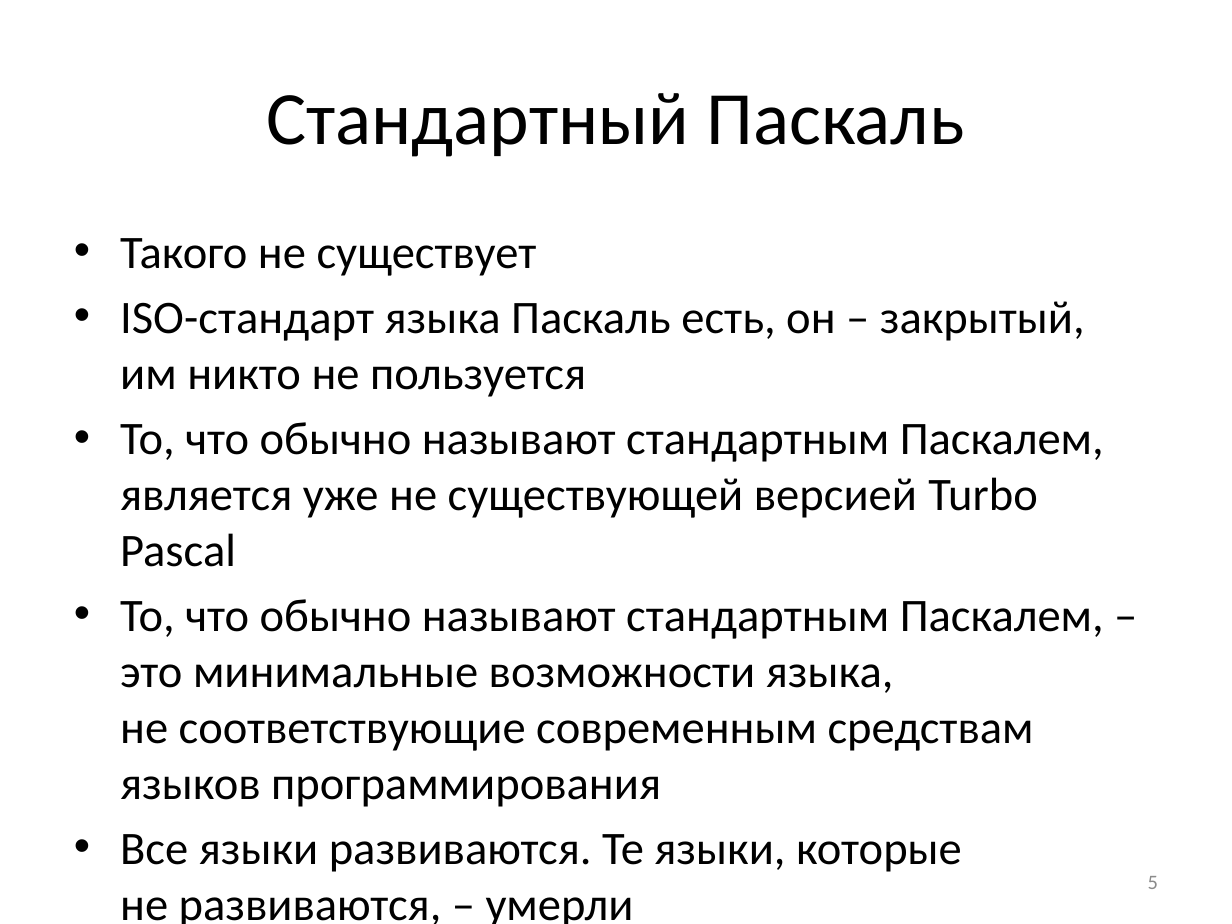
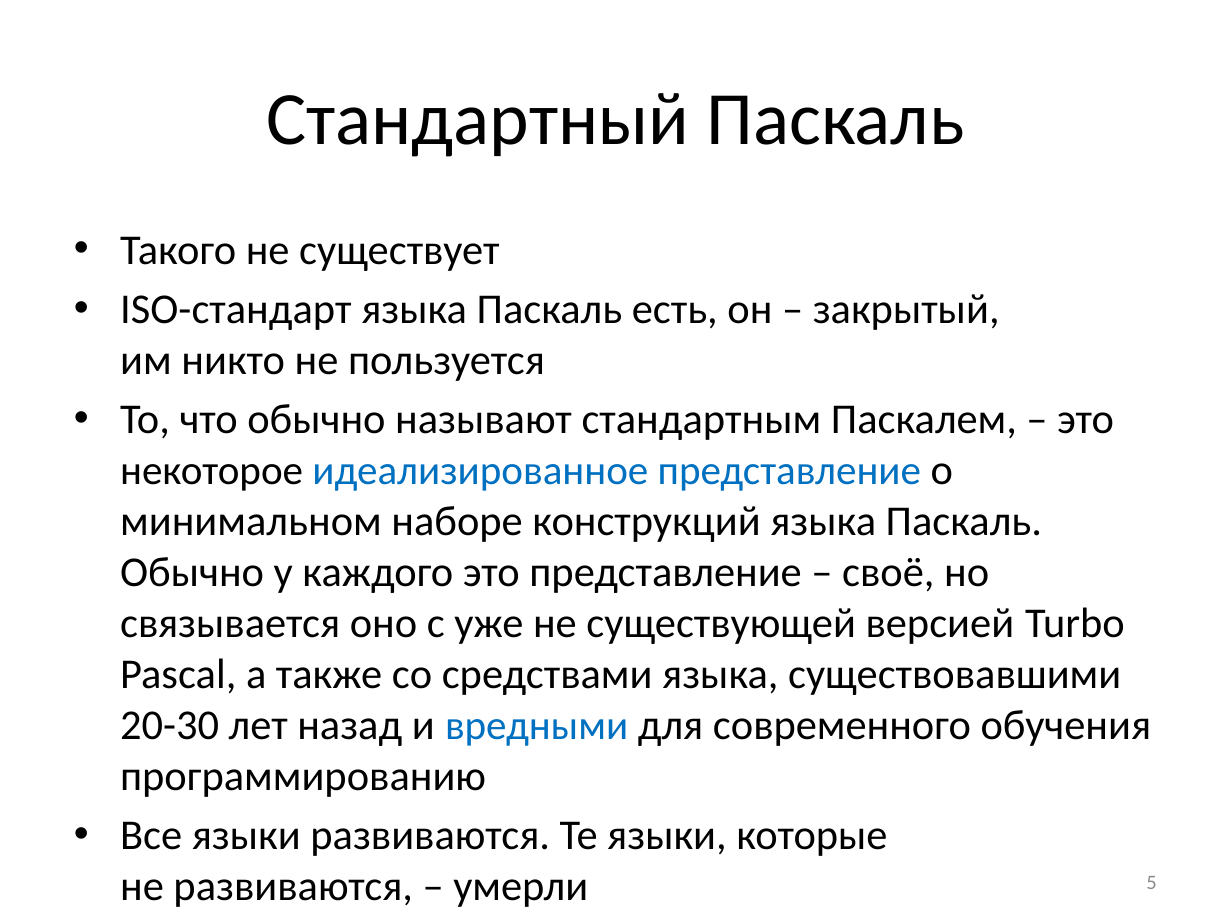
Before and after one commit to pascalabcnet/pascalabcnet, a slide deck: slide 5 of _Presentations/2015 New Features/PascalABC.NET 2015.pptx. Drawn at 1232x924 pixels with LibreOffice and Linux fonts; fonts in the diff are those of the drawing. Boxes give left, top, right and bottom in pixels: in the first picture for what was removed or moved away, otherwise in the second. Text is boxed around its words. In the diff, an @@ line names an element or a change of style, - is before the commit and + after.

```diff
--- a/_Presentations/2015 New Features/PascalABC.NET 2015.pptx
+++ b/_Presentations/2015 New Features/PascalABC.NET 2015.pptx
@@ text at <box>120,236,1000,907</box>: size 27.2 to 24.8 pt in "Такого не существует", "ISO-стандарт языка Паскаль есть, он – закрытый, ...", "Все языки развиваются. Те языки, которые не ..." @@
@@ text at <box>120,404,1152,797</box>: text changed; size 27.2 to 24.8 pt @@
-• То, что обычно называют стандартным Паскалем, является уже не существующей версией Turbo Pascal
-• То, что обычно называют стандартным Паскалем, – это минимальные возможности языка,
-  не соответствующие современным средствам языков программирования
+• То, что обычно называют стандартным Паскалем, – это некоторое идеализированное представление о минимальном наборе конструкций языка Паскаль. Обычно у каждого это представление – своё, но связывается оно с уже не существующей версией Turbo Pascal, а также со средствами языка, существовавшими 20-30 лет назад и вредными для современного обучения программированию
```
Also in this commit, not shown: 40 other slides changed, 1 slide added, 11 other files.
